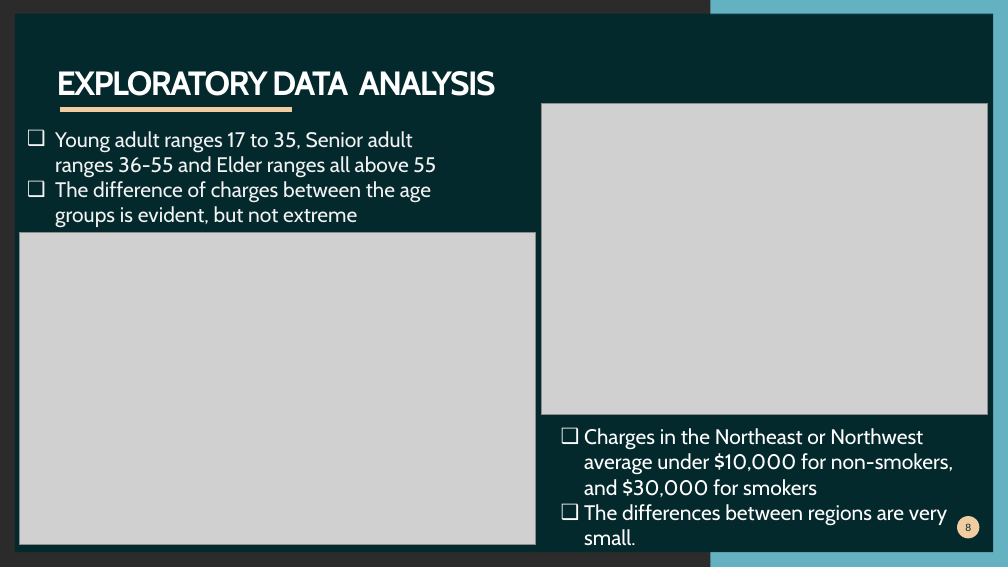
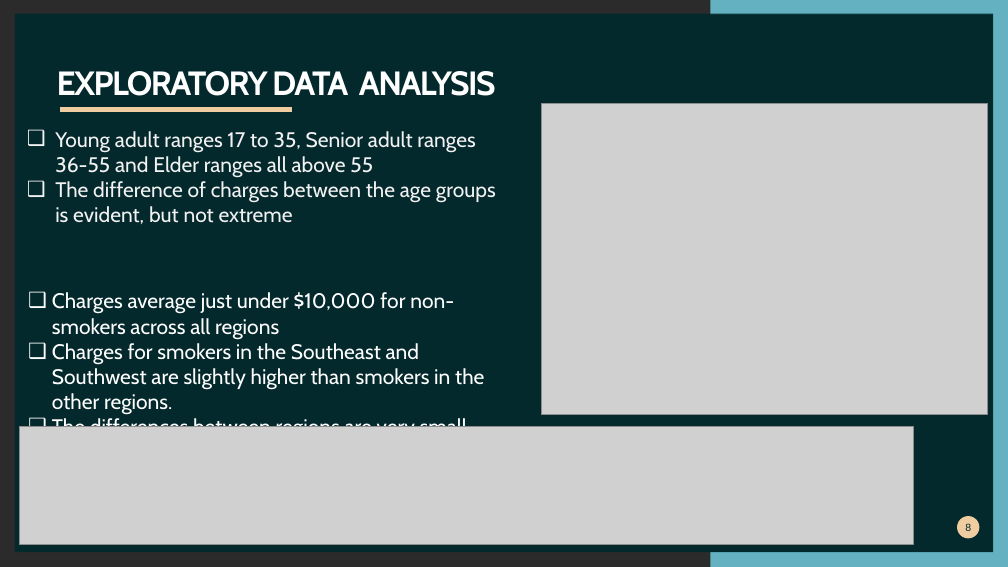
Before and after one commit to khutula/Medical-Insurance-Costs, a slide deck: slide 8 of documents/Medical Insurance Cost.pptx. Drawn at 1008x567 pixels with LibreOffice and Linux fonts; fonts in the diff are those of the drawing; grey boxes stand for pictures; background and template pictures are left out; a plain dark background stands for a picture behind light text. Boxes give left, top, right and bottom in pixels: in the first picture for what was removed or moved away, otherwise in the second. Text is boxed around its words. In the diff, an @@ line names an element or a change of style, - is before the commit and + after.

```diff
--- a/documents/Medical Insurance Cost.pptx
+++ b/documents/Medical Insurance Cost.pptx
@@ text "Young adult ranges 17 to ..." rewrapped from (x1=55, y1=131, x2=436, y2=228) to (x1=55, y1=131, x2=496, y2=224) @@
@@ picture removed at (x1=20, y1=232, x2=536, y2=544) @@
@@ text "Charges average just under $10,000 ..." moved from (x1=584, y1=428, x2=953, y2=545) to (x1=52, y1=292, x2=484, y2=427) @@
@@ text at (x1=52, y1=292, x2=484, y2=415): text changed @@
-❑ Charges in the Northeast or Northwest average under $10,000 for non-smokers, and $30,000 for smokers
+❑ Charges average just under $10,000 for non-smokers across all regions
+❑ Charges for smokers in the Southeast and Southwest are slightly higher than smokers in the other regions.
@@ picture added at (x1=20, y1=426, x2=913, y2=544) @@
```
Also in this commit, not shown: 7 other slides changed, 2 slides added, 2 slides removed.
